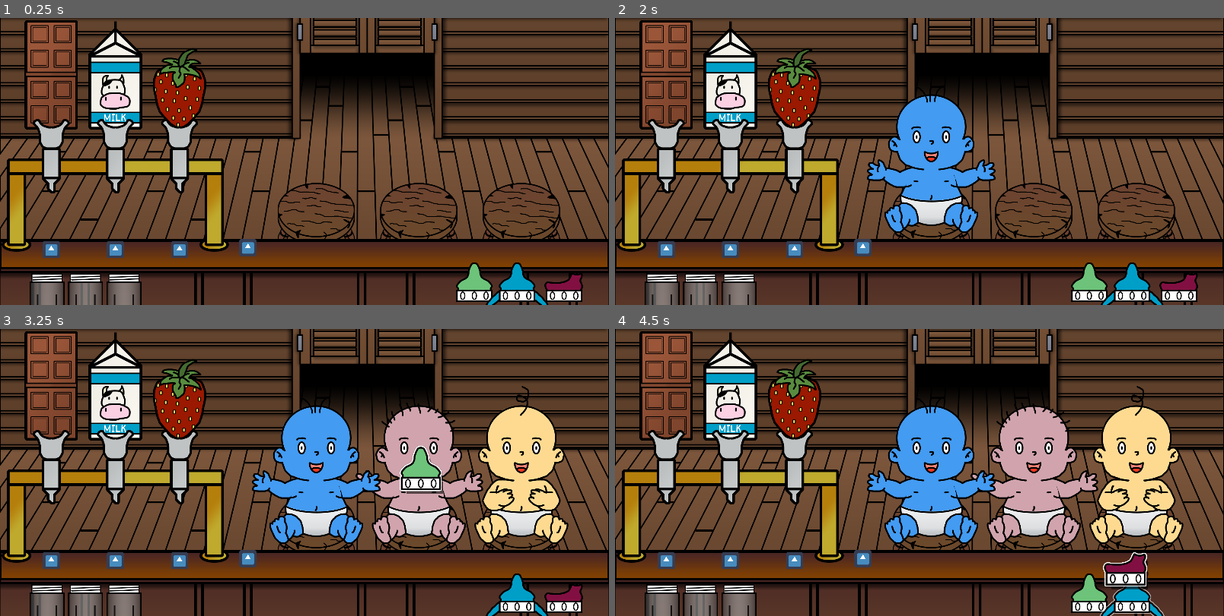
Above: before the commit, frames 1-4 (two rows, left to right).
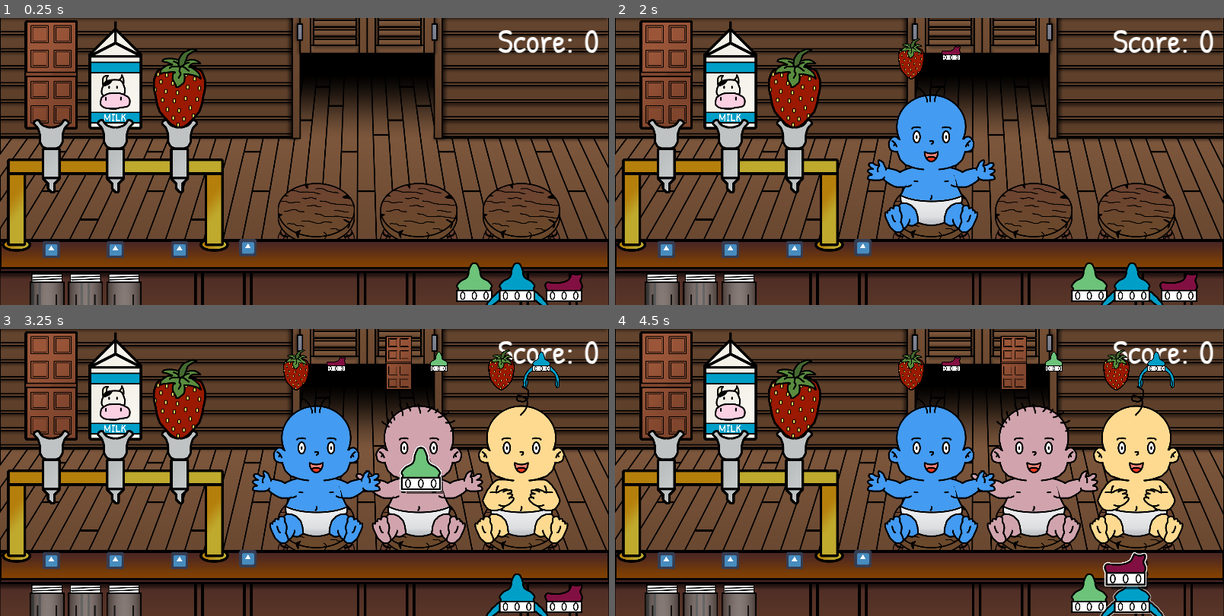
Above: after the commit, the same moments.

Repository: Gravedigger7789/little-willys-milk-bar
Game: Godot game, scene res://World.tscn
Two runs of this game, one before a commit and one after it. Both use one fixed random seed, a clock stepped at 60 frames per second and the inputs below. The engine's default icon, where the game draws it, is replaced by a stand-in: a white triangle on a blue panel in a dark square.
Inputs (mouse positions are in pixels of both pictures, inside the frame that each line leads up to):
- Up to frame 1 (0.25 s): no input
- Up to frame 2 (2 s): tap Enter at 0.5 s; drag from (663, 86) to (663, 216) at 0.52 s; tap Space at 1.25 s; drag from (730, 86) to (663, 216) at 1.27 s
- Up to frame 3 (3.25 s): move the mouse to (176, 397) at 2.02 s; press the mouse at (176, 397) at 2.03 s; release the mouse at (176, 397) at 2.75 s; drag from (475, 593) to (420, 463) at 2.77 s
- Up to frame 4 (4.5 s): drag from (1132, 593) to (931, 463) at 3.52 s; drag from (1181, 593) to (931, 463) at 4.27 s

The runs differ from the first frame. In frame 1, 0.5% of the frame differs, in the area x 81-99%, y 4-13%; in frame 2, 1.0%; in frame 3, 2.3%, in the area x 46-99%, y 2-22%; in frame 4, 2.3%.

Commit message:
Added Scoring

Diff:
--- a/World.gd
+++ b/World.gd
@@ -1,19 +1,26 @@
 extends Node
 
-#var held_object: Node2D = null
+
+var current_score := 0.0
+
+
+onready var baby_spawner: Node2D = $Bar/Stools/BabySpawner
+onready var baby_spawner_2: Node2D = $Bar/Stools/BabySpawner2
+onready var baby_spawner_3: Node2D = $Bar/Stools/BabySpawner3
+onready var score_label: Label = $HBoxContainer/Label2
+
 
 func _ready() -> void:
 	randomize()
-#	for node in get_tree().get_nodes_in_group("pickable"):
-#		node.connect("touched", self, "_on_pickable_clicked")
+	var _connceted = baby_spawner.connect("spawned_baby", self, "_on_Spawned_Baby")
+	_connceted = baby_spawner_2.connect("spawned_baby", self, "_on_Spawned_Baby")
+	_connceted = baby_spawner_3.connect("spawned_baby", self, "_on_Spawned_Baby")
 
-#func _on_pickable_clicked(object: Node2D) -> void:
-#	if !held_object:
-#		print(held_object)
-#		held_object = object
-#		held_object.pickup()
-#
-#func _unhandled_input(event: InputEvent) -> void:
-#	if held_object and event.is_action_released("touch"):
-#		held_object.drop()
-#		held_object = null
+
+func _on_Spawned_Baby(baby: Node2D) -> void:
+	var _connected = baby.connect("satisfied", self, "_on_Baby_Satisfied")
+
+
+func _on_Baby_Satisfied(score: float) -> void:
+	current_score += score
+	score_label.text = str(current_score)
--- a/World.tscn
+++ b/World.tscn
@@ -9,6 +9,7 @@
 [ext_resource path="res://assets/background/background.png" type="Texture" id=7]
 [ext_resource path="res://assets/bar/bartop.png" type="Texture" id=8]
 [ext_resource path="res://src/Objects/BabySpawner.tscn" type="PackedScene" id=9]
+[ext_resource path="res://src/GUI/Theme.tres" type="Theme" id=10]
 [ext_resource path="res://src/Objects/Tap.tscn" type="PackedScene" id=11]
 
 [node name="World" type="Node"]
@@ -27,6 +28,31 @@
 anchor_bottom = 1.0
 mouse_filter = 2
 texture = ExtResource( 7 )
+
+[node name="HBoxContainer" type="HBoxContainer" parent="."]
+anchor_right = 1.0
+margin_bottom = 14.0
+alignment = 2
+
+[node name="Label" type="Label" parent="HBoxContainer"]
+margin_left = 1857.0
+margin_right = 2148.0
+margin_bottom = 174.0
+rect_min_size = Vector2( 40, 32 )
+theme = ExtResource( 10 )
+text = "Score:"
+align = 1
+valign = 1
+
+[node name="Label2" type="Label" parent="HBoxContainer"]
+margin_left = 2152.0
+margin_right = 2280.0
+margin_bottom = 174.0
+rect_min_size = Vector2( 128, 32 )
+theme = ExtResource( 10 )
+text = "0"
+align = 1
+valign = 1
 
 [node name="Bar" type="Node2D" parent="."]
 
--- a/src/Characters/Baby.gd
+++ b/src/Characters/Baby.gd
@@ -1,7 +1,7 @@
 extends Node2D
 
 
-signal satisfied(happiness_level)
+signal satisfied(score)
 
 
 const HAIR_STYLES := [
@@ -24,13 +24,28 @@
 	preload("res://assets/baby/baby-arms-open.png")
 ]
 
+const FLAVORS := {
+	"Berry": preload("res://assets/tap/milk-tap-handle-berry.png"),
+	"Chocolate": preload("res://assets/tap/milk-tap-handle-choco.png"),
+	"Regular": preload("res://assets/tap/milk-tap-handle-reg.png"),
+}
+
+const CAPS := {
+	"Red": preload("res://assets/bottle/bottle-lid-red.png"),
+	"Blue": preload("res://assets/bottle/bottle-lid-blue.png"),
+	"Green": preload("res://assets/bottle/bottle-lid-green.png"),
+}
+
 export var color: Color = Color(1, 1, 1, 1) setget set_color
 export(int, 0,4) var hair_style: int = 0 setget set_hair_style
 export(int, 0,1) var arm_position: int = 0 setget set_arm_position
 export var happiness_degrade_time := 10.0
 
-
-var happiness_level: int = 3 setget set_happiness
+var max_happiness := 3
+var happiness_level: int = max_happiness setget set_happiness
+var wanted_flavor: String
+var wanted_cap: String
+var bottle: Area2D
 
 onready var body: Sprite = $Body
 onready var legs: Sprite = $Legs
@@ -40,12 +55,18 @@
 onready var hair: Sprite = $Head/Hair
 onready var happy_timer: Timer = $HappyTimer
 onready var sit_position: Position2D = $SitPosition
+onready var wanted_cap_sprite: Sprite = $WantedBubble/WantedCap
+onready var wanted_flavor_sprite: Sprite = $WantedBubble/WantedFlavor
 
 
 func _ready() -> void:
 	set_color(Color(randf(), randf(), randf(), 1.0))
 	set_hair_style(randi() % HAIR_STYLES.size())
 	set_arm_position(randi() % ARMS.size())
+	wanted_flavor = FLAVORS.keys()[randi() % FLAVORS.size()]
+	wanted_flavor_sprite.texture = FLAVORS[wanted_flavor]
+	wanted_cap = CAPS.keys()[randi() % CAPS.size()]
+	wanted_cap_sprite.texture = CAPS[wanted_cap]
 	happy_timer.start(happiness_degrade_time)
 
 
@@ -90,4 +111,26 @@
 
 
 func _on_Baby_area_entered(area: Area2D) -> void:
-	pass
+	bottle = area
+	if bottle and !bottle.is_connected("drink_up", self, "_on_Bottle_drink_up"):
+		var _connected = bottle.connect("drink_up", self, "_on_Bottle_drink_up")
+
+
+func _on_Baby_area_exited(area: Area2D) -> void:
+	if bottle and bottle == area and bottle.is_connected("drink_up", self, "_on_Bottle_drink_up"):
+		bottle.disconnect("drink_up", self, "_on_Bottle_drink_up")
+	bottle = null
+
+
+func _on_Bottle_drink_up(fill: float, flavor: String, cap: String) -> void:
+	var actual_happiness = happiness_level
+	if wanted_flavor == flavor and wanted_cap == cap:
+		self.happiness_level = max_happiness
+	else:
+		self.happiness_level = 0
+	yield(get_tree().create_timer(1.0), "timeout")
+	if bottle:
+		bottle.queue_free()
+		bottle = null
+	emit_signal("satisfied", (happiness_level * fill) + actual_happiness)
+	queue_free()
--- a/src/Characters/Baby.tscn
+++ b/src/Characters/Baby.tscn
@@ -8,6 +8,8 @@
 [ext_resource path="res://assets/baby/baby-diap.png" type="Texture" id=6]
 [ext_resource path="res://assets/baby/baby-head.png" type="Texture" id=7]
 [ext_resource path="res://assets/baby/baby-legs.png" type="Texture" id=8]
+[ext_resource path="res://assets/bottle/bottle-lid-blue.png" type="Texture" id=9]
+[ext_resource path="res://assets/tap/milk-tap-handle-choco.png" type="Texture" id=10]
 
 [sub_resource type="RectangleShape2D" id=1]
 extents = Vector2( 175, 512 )
@@ -47,5 +49,19 @@
 [node name="CollisionShape2D" type="CollisionShape2D" parent="."]
 shape = SubResource( 1 )
 
+[node name="WantedBubble" type="Sprite" parent="."]
+position = Vector2( 0, -384 )
+
+[node name="WantedCap" type="Sprite" parent="WantedBubble"]
+position = Vector2( 75, 26 )
+scale = Vector2( 0.5, 0.5 )
+texture = ExtResource( 9 )
+
+[node name="WantedFlavor" type="Sprite" parent="WantedBubble"]
+position = Vector2( -75, 0 )
+scale = Vector2( 0.5, 0.5 )
+texture = ExtResource( 10 )
+
 [connection signal="area_entered" from="." to="." method="_on_Baby_area_entered"]
+[connection signal="area_exited" from="." to="." method="_on_Baby_area_exited"]
 [connection signal="timeout" from="HappyTimer" to="." method="_on_HappyTimer_timeout"]
--- /dev/null
+++ b/src/GUI/Theme.tres
@@ -0,0 +1,11 @@
+[gd_resource type="Theme" load_steps=3 format=2]
+
+[ext_resource path="res://assets/fonts/PatrickHand-Regular.ttf" type="DynamicFontData" id=1]
+
+[sub_resource type="DynamicFont" id=1]
+size = 128
+use_filter = true
+font_data = ExtResource( 1 )
+
+[resource]
+default_font = SubResource( 1 )
--- a/src/Objects/BabySpawner.gd
+++ b/src/Objects/BabySpawner.gd
@@ -1,5 +1,6 @@
 extends Node2D
 
+signal spawned_baby(baby)
 
 export(PackedScene) var baby_scene = preload("res://src/Characters/Baby.tscn")
 
@@ -16,8 +17,9 @@
 	var baby_instance = baby_scene.instance()
 	spawn_position.add_child(baby_instance)
 	baby_instance.position = spawn_position.position - baby_instance.sit_position.position
+	emit_signal("spawned_baby", baby_instance)
 	var _connected = baby_instance.connect("satisfied", self, "_on_Baby_Satisfied")
 
 
-func _on_Baby_Satisfied(_happiness_level: float) -> void:
+func _on_Baby_Satisfied(_score: float) -> void:
 	spawn_timer.start(rand_range(2.0, 10.0))
--- a/src/Objects/Bottle.gd
+++ b/src/Objects/Bottle.gd
@@ -2,11 +2,14 @@
 
 
 signal bottle_filled
+signal drink_up(fill, flavor, cap)
 
 
 var current_fill := 0.0
 var milk_type_max := -50.0
 var closed := false
+var milk_flavor: String
+var cap: String
 
 onready var top_snap_position: Position2D = $TopSnapPosition
 onready var milk: Sprite = $BackBufferCopy/Milk
@@ -21,6 +24,7 @@
 func _on_Draggable_put_down(area: Area2D) -> void:
 	top.texture = area.sprite.texture
 	top_shadow.texture = top.texture
+	cap = area.color
 	top.visible = true
 	closed = true
 
@@ -29,7 +33,7 @@
 	animation_player.play("Fill")
 
 
-func fill(value: float, color: Color, texture: Texture) -> void:
+func fill(value: float, color: Color, texture: Texture, flavor: String) -> void:
 	if current_fill >= 1.0:
 		_draggable = true
 		emit_signal("bottle_filled")
@@ -37,13 +41,14 @@
 		_draggable = false
 		milk.modulate = color
 		milk_type.texture = texture
+		milk_flavor = flavor
 		current_fill = (milk_move_distance - milk.position.y) / milk_move_distance
 		milk.position.y = max(milk.position.y - value, sprite.position.y)
 		animation_player.play("Fill")
 
 
 func push(distance: Vector2, strength: float) -> void:
-		collision_shape_2d.disabled = true
+#		collision_shape_2d.disabled = true
 		var tween := create_tween().set_trans(Tween.TRANS_SINE).set_ease(Tween.EASE_OUT)
 		# warning-ignore:return_value_discarded
 		tween.tween_property(self, "position", position + distance, strength)
@@ -53,6 +58,7 @@
 
 func _on_Bottle_Finish_Push() -> void:
 	if closed:
-		print("success")
+		emit_signal("drink_up", current_fill, milk_flavor, cap)
 	else:
 		print("broken")
+		emit_signal("drink_up", current_fill, milk_flavor, cap)
--- a/src/Objects/Tap.gd
+++ b/src/Objects/Tap.gd
@@ -51,7 +51,7 @@
 
 func _physics_process(delta: float) -> void:
 	if pouring and bottle:
-		bottle.fill(delta * 100, COLOR_DICT[handle_type], HANDLE_DICT[handle_type])
+		bottle.fill(delta * 100, COLOR_DICT[handle_type], HANDLE_DICT[handle_type], handle_type)
 		animation_player.play("Pour")
 
 
Not shown: 1 places in World.tscn that only renumber resources
Not shown, added: assets/fonts/OFL.txt
Binary file added: assets/fonts/PatrickHand-Regular.ttf
Not shown: 1 places in src/Characters/Baby.tscn that only renumber resources
